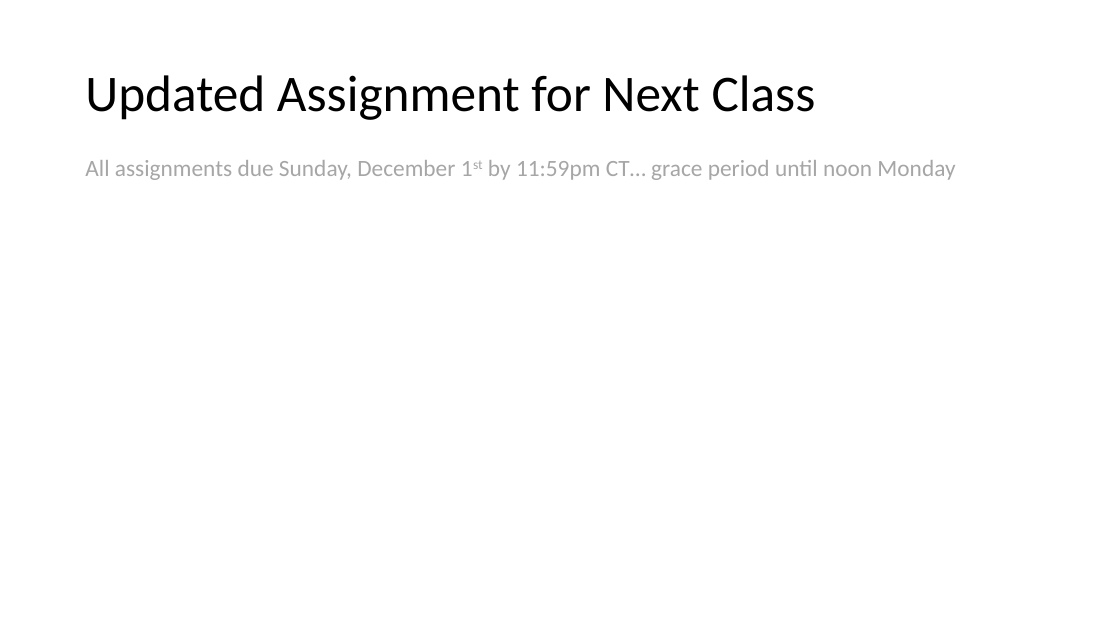
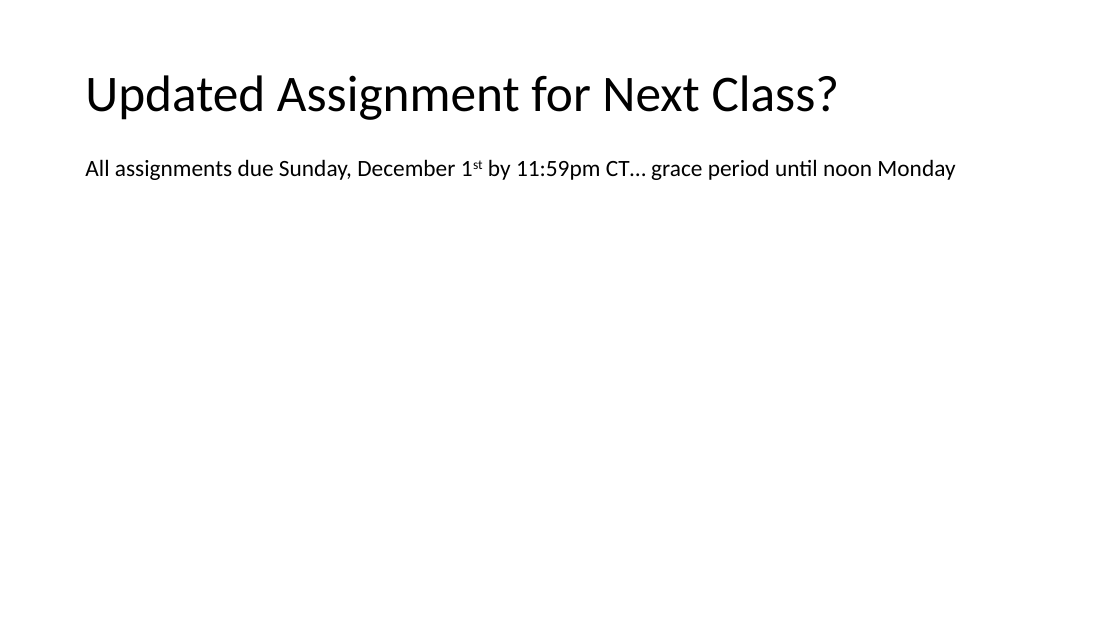
Before and after one commit to EricJPogue/CPSC-24500, a slide deck: slide 9 of lecture-slides/2019-11-25-oop.pptx (slide 10 before the commit). Drawn at 1120x630 pixels with LibreOffice and Linux fonts; fonts in the diff are those of the drawing. Boxes give left, top, right and bottom in pixels: in the first picture for what was removed or moved away, otherwise in the second. Text is boxed around its words. In the diff, an @@ line names an element or a change of style, - is before the commit and + after.

```diff
--- a/lecture-slides/2019-11-25-oop.pptx
+++ b/lecture-slides/2019-11-25-oop.pptx
@@ title at (85,75,840,120): text changed @@
-Updated Assignment for Next Class
+Updated Assignment for Next Class?
@@ text "All assignments due Sunday, December ..." at (85,159,955,180): text colour #A6A6A6 to #000000 @@
```
Also in this commit, not shown: 1 other slide changed, 1 slide removed, 2 other files.
